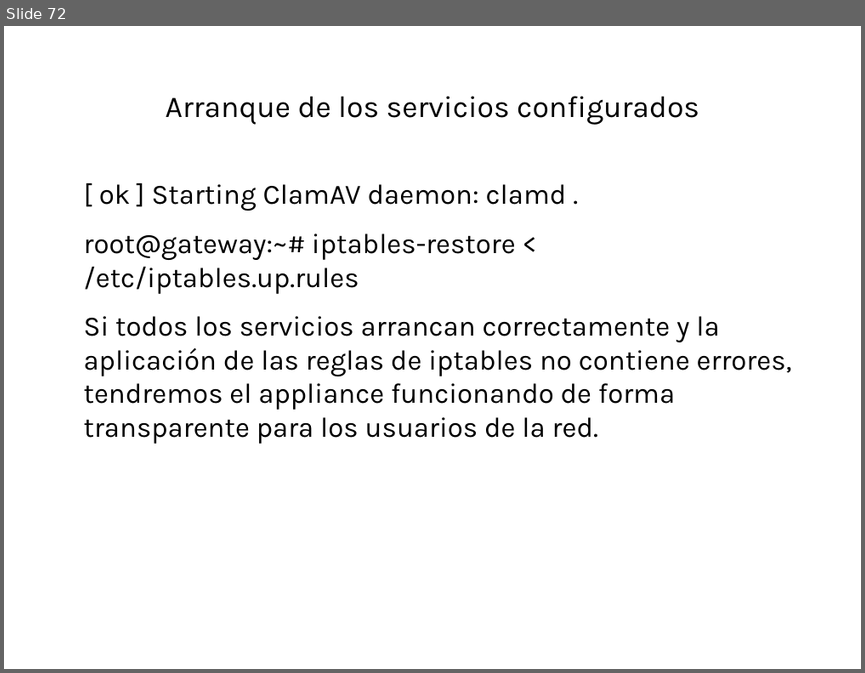
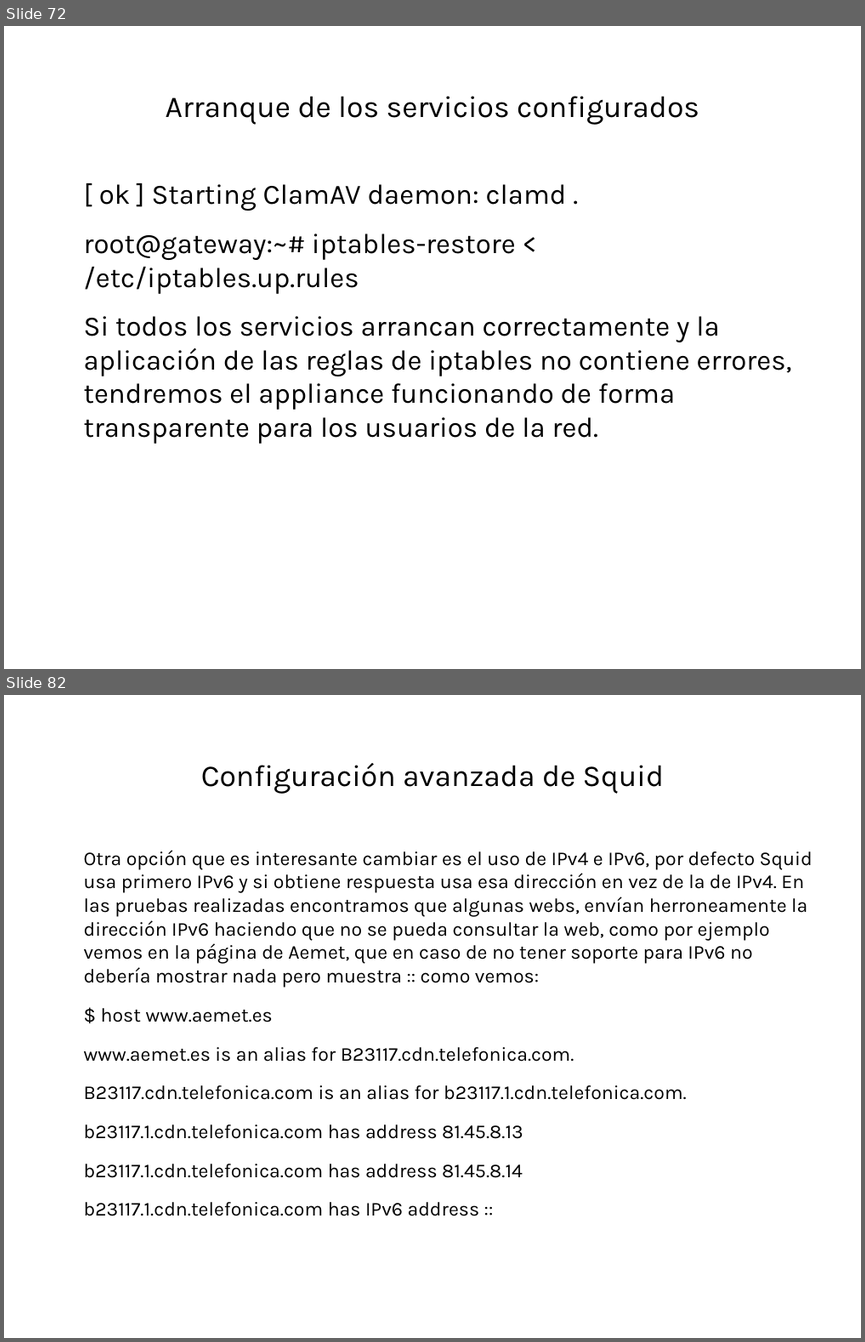
Before and after one commit to robertord/Ecoraee, a slide deck: Presentaciones/PresentacionApliance.odp. Shown one above the other, each under a label of ours: slide 72 before the commit, slides 72 and 82 after it; the slides between them are not shown. The pictures are 865x673 and 865x1342 pixels, drawn with LibreOffice and Linux fonts; fonts in the diff are those of the drawing; background and template pictures are left out. Boxes give left, top, right and bottom in pixels: in the first picture for what was removed or moved away, otherwise in the second. Text is boxed around its words. In the diff, an @@ line names an element or a change of style, - is before the commit and + after.

```diff
--- a/Presentaciones/PresentacionApliance.odp
+++ b/Presentaciones/PresentacionApliance.odp
@@ slide 82 added at bbox=[4, 695, 861, 1338], background #FFFFFF @@
@@ title added at bbox=[201, 763, 664, 794], 28 pt, text #000000 @@
+Configuración avanzada de Squid
@@ text added at bbox=[84, 850, 812, 1216], 18.2 pt, text #000000 @@
+Otra opción que es interesante cambiar es el uso de IPv4 e IPv6, por defecto Squid usa primero IPv6 y si obtiene respuesta usa esa dirección en vez de la de IPv4. En las pruebas realizadas encontramos que algunas webs, envían herroneamente la dirección IPv6 haciendo que no se pueda consultar la web, como por ejemplo vemos en la página de Aemet, que en caso de no tener soporte para IPv6 no debería mostrar nada pero muestra :: como vemos:
+$ host www.aemet.es
+www.aemet.es is an alias for B23117.cdn.telefonica.com.
+B23117.cdn.telefonica.com is an alias for b23117.1.cdn.telefonica.com.
+b23117.1.cdn.telefonica.com has address 81.45.8.13
+b23117.1.cdn.telefonica.com has address 81.45.8.14
+b23117.1.cdn.telefonica.com has IPv6 address ::
```
Also in this commit, not shown: 38 other slides added, 1 slide removed, 1 other file.
